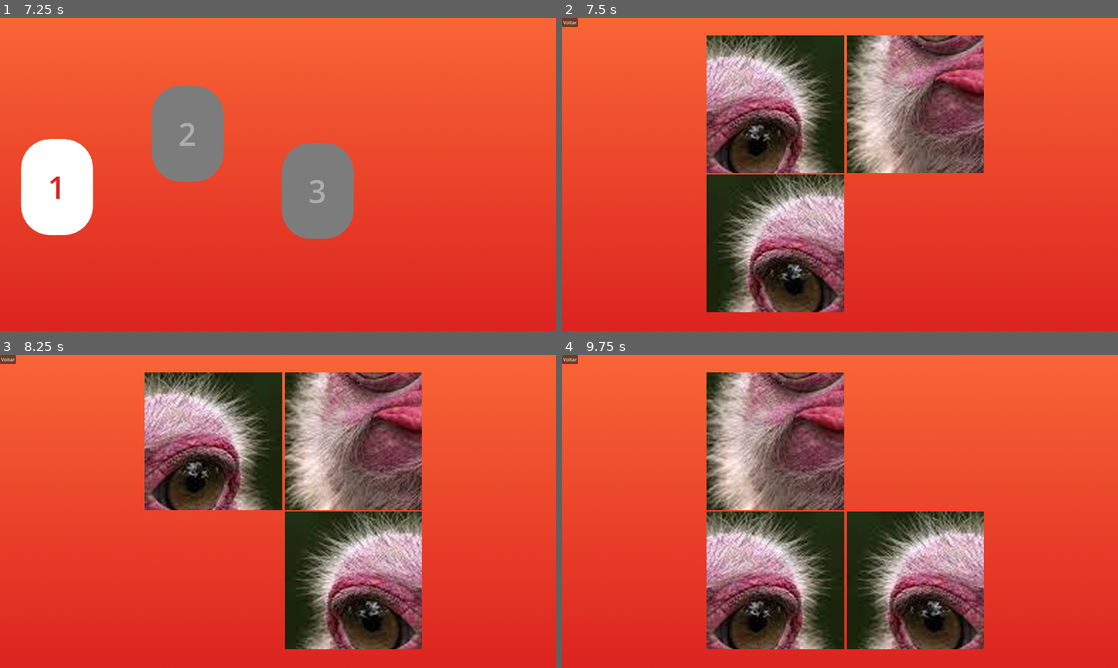
Above: before the commit, frames 1-4 (two rows, left to right).
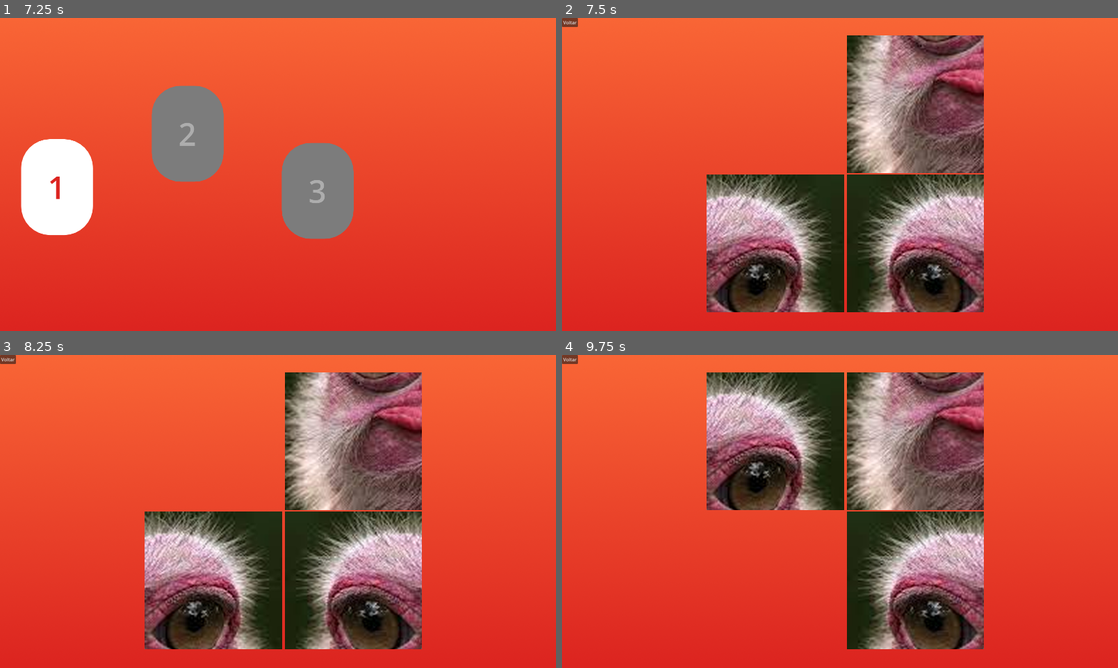
Above: after the commit, the same moments.

Repository: libumdsgn/quebra-cabecas
Game: Godot game, scene res://scenes/Main.tscn
The game is run twice, just before and just after one commit, with the same random seed, the same clock (stepped at 60 frames per second) and the same inputs.
Inputs (mouse positions are in pixels of both pictures, inside the frame that each line leads up to; where the layout moved, square brackets give the same spot in the first picture):
- Up to frame 1 (7.25 s): click (289, 271) at 0.5 s; click "1" at 1.25 s; click "Voltar" at 2 s; click "1" at 2.75 s; click (355, 105) at 3.5 s; click (211, 243) at 4.25 s; click (211, 105) at 5 s; click (211, 105) at 5.75 s; click "Voltar" at 6.5 s
- Up to frame 2 (7.5 s): click "1" at 7.25 s
- Up to frame 3 (8.25 s): click (355, 580) [211, 580] at 8 s
- Up to frame 4 (9.75 s): click (773, 580) [773, 442] at 8.75 s; click (917, 442) at 9.5 s

Frame 1 is identical in both runs. In frame 2, 31% of the frame differs, in the area x 26-76%, y 5-94%; in frame 3, 22%; in frame 4, 32%.

Commit message:
load game funfa

Diff:
--- /dev/null
+++ b/config/resources/BackGroundEnd.tres
@@ -0,0 +1,8 @@
+[gd_resource type="StyleBoxFlat" format=3 uid="uid://cr223yyaqhwo5"]
+
+[resource]
+bg_color = Color(1, 1, 1, 1)
+corner_radius_top_left = 40
+corner_radius_top_right = 40
+corner_radius_bottom_right = 40
+corner_radius_bottom_left = 40
--- a/scripts/Board.gd
+++ b/scripts/Board.gd
@@ -1,6 +1,6 @@
 extends Control
 
-@export var nivel: int = 1  # usado no nome do arquivo de save (user://save_level_X.json)
+const DEBUG := true
 
 var main_ref
 var cells: Array = []                # lista de nós Cell
@@ -20,22 +20,24 @@
 	$LevelEnd/Proximo.pressed.connect(_on_proximo_pressed)
 	$LevelEnd.visible = false
 
-	print("Montando Board. GameStatus.board: ", GameState.board_setup)
-	print("Montando Board. GameState.current_level: ", GameState.current_level)
+	if DEBUG:
+		print("\n[READY] Iniciando Board. current_level:", GameState.current_level)
 	var cena_tabuleiro = _define_tabuleiro()
 	mapear_celulas(cena_tabuleiro)
-	_print_puzzle_state_for_debug("Estado Inicial (Após Mapeamento)")
-	_shuffle()
-	_resetar_contagem_movimentos_shuffle()
-	_print_puzzle_state_for_debug("Estado Após Shuffle")
-	#_carregar_estado_salvo()
+	if DEBUG:
+		_print_map_summary("Após mapear_celulas")
+
+	var carregado = _carregar_estado_salvo()
+	if not carregado:
+		_shuffle()
+		_resetar_contagem_movimentos_shuffle()
+	if DEBUG:
+		_print_map_summary("Após possível _carregar_estado_salvo / _shuffle")
 
 func _on_jogar_pressed():
-	#recarregar a fase!
 	print("Rejogar pressed!")
 
 func _on_proximo_pressed():
-	#levar para a proxima fase
 	GameState.current_level = GameState.current_level + 1
 	main_ref.trocar_para("res://scenes/componentes/Board.tscn")
 
@@ -43,15 +45,14 @@
 	GameState.reset_moves(GameState.current_level)
 
 func _define_tabuleiro():
-	# define qual tabuleiro instanciar com base no nivel atual
 	var path_tabuleiro_do_nivel = GameParams.nivel_config[GameState.current_level]
 	var tabuleiro_scene = load(path_tabuleiro_do_nivel)
-
 	if not tabuleiro_scene:
 		push_error("Erro ao carregar o tabuleiro.")
-
 	var tabuleiro_instance = tabuleiro_scene.instantiate()
 	add_child(tabuleiro_instance)
+	if DEBUG:
+		print("[_define_tabuleiro] instancia tabuleiro de:", path_tabuleiro_do_nivel, " filhos:", tabuleiro_instance.get_child_count())
 	return tabuleiro_instance
 
 func set_main(main):
@@ -66,6 +67,9 @@
 	unique_xs.clear()
 	unique_ys.clear()
 	empty_cell = null
+
+	if DEBUG:
+		print("\n[mapear_celulas] children count:", cells_container.get_child_count())
 
 	# coleta tolerância a partir do primeiro filho para agrupar colunas/linhas
 	var first_child = null
@@ -74,13 +78,17 @@
 	var tolerance := 10
 	if first_child and first_child is Control:
 		tolerance = max(10, int(first_child.size.x / 2))
-
-	# Agrupa coordenadas X e Y
+	if DEBUG:
+		print("[mapear_celulas] tolerance:", tolerance)
+
+	# Agrupa coordenadas X e Y (baseado em position atual dos filhos)
 	for c in cells_container.get_children():
 		if not (c is Control):
 			continue
 		var x = int(round(c.position.x))
 		var y = int(round(c.position.y))
+		if DEBUG:
+			print("   child:", c.name, " raw pos:", c.position, " rounded:", Vector2(x, y))
 		_add_unique_coord(unique_xs, x, tolerance)
 		_add_unique_coord(unique_ys, y, tolerance)
 
@@ -89,6 +97,9 @@
 
 	colunas = unique_xs.size()
 	linhas = unique_ys.size()
+
+	if DEBUG:
+		print("[mapear_celulas] unique_xs:", unique_xs, " unique_ys:", unique_ys, " colunas:", colunas, " linhas:", linhas)
 
 	# atribui posição lógica (col, row) para cada célula
 	for c in cells_container.get_children():
@@ -102,13 +113,20 @@
 			push_error("Board.mapear_celulas: não foi possível mapear célula '%s' (pos x= %s y= %s)" % [c.name, str(x), str(y)])
 			continue
 		var grid_pos = Vector2i(col, row)
+
+		if DEBUG:
+			print("   mapping ->", c.name, "rounded pos:", Vector2(x, y), "-> grid pos:", grid_pos)
+
 		# setamos a posicao lógica e posicionamento visual padronizado (garante grid alinhado)
 		if c.has_method("set_grid_pos"):
 			c.set_grid_pos(grid_pos, Vector2(unique_xs[col], unique_ys[row]))
+			if DEBUG:
+				print("      Usou set_grid_pos para", c.name)
 		else:
 			c.posicao = grid_pos
 			c.rect_position = Vector2(unique_xs[col], unique_ys[row])
-
+			if DEBUG:
+				print("      set posicao e rect_position para", c.name, "posicao:", c.posicao, "rect_position:", c.rect_position)
 
 		# registra referência
 		cells.append(c)
@@ -116,7 +134,10 @@
 		# marca célula vazia
 		if "is_empty" in c and c.is_empty:
 			empty_cell = c
-		# Adiciona textura da pasta correspondente aqui
+			if DEBUG:
+				print("      Encontrada empty_cell:", c.name)
+
+		# Adiciona textura da pasta correspondente aqui (comportamento original)
 		var img_index = cells.size()
 		var level_path = "res://assets/images/level_%d/%d.png" % [GameState.current_level, img_index]
 
@@ -124,16 +145,16 @@
 			var tex = load(level_path)
 			if "texture_normal" in c:
 				c.texture_normal = tex
-		else:
-			push_warning("Imagem não encontrada para célula %s: %s" % [c.name, level_path])
+			if DEBUG:
+				print("      Atribuiu textura automática:", level_path, "para", c.name)
+		else:
+			if DEBUG:
+				print("      (warn) Imagem não encontrada ou célula vazia:", level_path, " para ", c.name)
 
 		# conecta o sinal 'clicked' que o Cell emite (veja Cell.gd)
 		if c.has_signal("clicked"):
-			# o signal 'clicked' do Cell emite a própria célula, então basta conectar o Callable
 			c.clicked.connect(Callable(self, "_on_cell_clicked"))
 		else:
-			# fallback: conecta pressed (caso o designer não tenha anexado nosso script)
-			# pressed não envia parâmetros, então bindamos a célula para que _on_cell_clicked(c) receba o nó
 			if c.has_signal("pressed"):
 				c.pressed.connect(Callable(self, "_on_cell_clicked").bind(c))
 
@@ -143,6 +164,10 @@
 	if colunas == 0 or linhas == 0:
 		push_warning("Board: colunas ou linhas detectadas como 0. Verifique a disposição das células.")
 
+	# resumo final do mapeamento
+	if DEBUG:
+		_print_cells_summary("mapear_celulas - resumo final")
+
 func _add_unique_coord(array_ref: Array, value: int, tol: int) -> void:
 	for v in array_ref:
 		if abs(v - value) <= tol:
@@ -157,9 +182,15 @@
 
 # quando uma célula é clicada (Cell emite 'clicked' com self)
 func _on_cell_clicked(cell) -> void:
+	if DEBUG:
+		print("\n[_on_cell_clicked] clicada:", cell.name, " id:", cell.id, " pos:", cell.posicao)
 	if cell == empty_cell:
+		if DEBUG:
+			print("  _on_cell_clicked: clicou na empty_cell -> ignorando")
 		return
 	if not _is_neighbor(cell, empty_cell):
+		if DEBUG:
+			print("  _on_cell_clicked: não é vizinha da empty_cell -> ignorando")
 		return
 	_swap_with_empty(cell)
 	_salvar_estado()
@@ -167,7 +198,6 @@
 		_on_victory()
 
 func _is_neighbor(a, b) -> bool:
-	# a e b têm .posicao: Vector2i(col, row)
 	var diff = b.posicao - a.posicao
 	if abs(diff.x) == 1 and diff.y == 0:
 		return true
@@ -185,6 +215,9 @@
 
 func _swap_with_empty(cell) -> void:
 	# troca posicoes lógicas e anima troca visual
+	if DEBUG:
+		print("\n[_swap_with_empty] PRE swap -> cell:", cell.name, "id:", cell.id, "pos:", cell.posicao, " empty:", empty_cell.name, "id:", empty_cell.id, "pos:", empty_cell.posicao)
+
 	var pos_cell = cell.posicao
 	var pos_empty = empty_cell.posicao
 	_count_move()
@@ -192,6 +225,9 @@
 	cell.posicao = pos_empty
 	empty_cell.posicao = pos_cell
 
+	if DEBUG:
+		print("[_swap_with_empty] POSITIONS LÓGICAS ATUALIZADAS -> cell:", cell.name, "pos:", cell.posicao, " empty:", empty_cell.name, "pos:", empty_cell.posicao)
+
 	# calcula posições visuais alvo (a grade mapeada em unique_xs/unique_ys)
 	var target_cell_rect = _grid_to_rect_pos(cell.posicao)
 	var target_empty_rect = _grid_to_rect_pos(empty_cell.posicao)
@@ -201,8 +237,10 @@
 	tw.tween_property(cell, "position", target_cell_rect, MOVE_ANIM_SECONDS).set_trans(Tween.TRANS_SINE).set_ease(Tween.EASE_IN_OUT)
 	tw.tween_property(empty_cell, "position", target_empty_rect, MOVE_ANIM_SECONDS).set_trans(Tween.TRANS_SINE).set_ease(Tween.EASE_IN_OUT)
 
+	if DEBUG:
+		print("[_swap_with_empty] Tween iniciado -> target_cell_rect:", target_cell_rect, " target_empty_rect:", target_empty_rect)
+
 func _grid_to_rect_pos(grid_pos: Vector2i) -> Vector2:
-	# col -> unique_xs[col], row -> unique_ys[row]
 	var col = grid_pos.x
 	var row = grid_pos.y
 	if col < 0 or col >= unique_xs.size() or row < 0 or row >= unique_ys.size():
@@ -210,28 +248,52 @@
 	return Vector2(unique_xs[col], unique_ys[row])
 
 func _is_solved() -> bool:
-	# verifica se cada célula está em sua posição final (id -> pos final)
 	if colunas <= 0:
+		if DEBUG:
+			print("[_is_solved] colunas <= 0, retornando false")
 		return false
-	for c in cells:
-		# assumimos id de 1..N, e a célula vazia preferencialmente tem id == N
-		var target = _id_para_posicao_final(int(c.id))
-		if c.posicao != target:
-			return false
-	return true
+
+	var all_correct = true
+	var total_cells = cells.size()
+	var correct_count = 0
+
+	if DEBUG:
+		print("\n=== [_is_solved] Verificando estado do puzzle ===")
+	for c in cells:
+		var id_int = int(c.id)
+		var target = _id_para_posicao_final(id_int)
+		var pos_atual = c.posicao
+		var is_correct = pos_atual == target
+
+		var status_text = "❌"
+		if is_correct:
+			status_text = "✅"
+			correct_count += 1
+		else:
+			all_correct = false
+
+		if DEBUG:
+			print("  - Célula ID: %s | pos atual: %s | pos alvo: %s | %s" %
+				[str(id_int), str(pos_atual), str(target), status_text])
+
+	if DEBUG:
+		print("Resumo: %d de %d células estão na posição correta." % [correct_count, total_cells])
+		if all_correct:
+			print("Resultado final: RESOLVIDO ✅")
+		else:
+			print("Resultado final: NÃO RESOLVIDO ❌")
+		print("=== fim [_is_solved] ===\n")
+
+	return all_correct
 
 func _id_para_posicao_final(id: int) -> Vector2i:
-	# índice base 0
 	var idx = id - 1
-	# divisão inteira: usamos // para garantir inteiro
 	var row = idx / colunas
 	var col = idx % colunas
 	return Vector2i(col, row)
 
 func _on_victory() -> void:
-	# placeholder: comportamento quando o puzzle é resolvido
-	print("Puzzle resolvido! (nível %d)" % nivel)
-	# aqui você pode notificar o GameManager, tocar som, abrir tela de vitória, etc.
+	print("Puzzle resolvido! (nível %d)" % GameState.current_level)
 	_desbloquear_nivel()
 	_mostra_placar()
 	$LevelEnd.visible = true
@@ -261,11 +323,15 @@
 # Salvamento automático (user://)
 # -------------------------
 func _salvar_estado() -> void:
+	if DEBUG:
+		print("\n🔹 Salvando estado (nível %d)" % GameState.current_level)
+
 	var data := {
 		"linhas": linhas,
 		"colunas": colunas,
 		"cells": []
 	}
+
 	for c in cells:
 		data["cells"].append({
 			"id": int(c.id),
@@ -273,33 +339,123 @@
 			"is_empty": bool(c.is_empty),
 			"texture_path": c.texture_normal.resource_path if c.texture_normal and c.texture_normal.resource_path else ""
 		})
-	var path = "user://save_level_%d.json" % nivel
+		if DEBUG:
+			print("   Salvando -> ID:%d pos:%s is_empty:%s texture:%s" % [
+				c.id, str(c.posicao), str(c.is_empty),
+				(c.texture_normal.resource_path if c.texture_normal else "<no-texture>")
+			])
+
+	var path = "user://save_level_%d.json" % GameState.current_level
 	var file = FileAccess.open(path, FileAccess.ModeFlags.WRITE)
 	if file:
 		file.store_string(JSON.stringify(data))
 		file.close()
-		#print("Board salvo em: %s" % path)
 	else:
 		push_error("Erro ao salvar estado em %s" % path)
 
-func _carregar_estado_salvo() -> void:
-	pass
+func _carregar_estado_salvo() -> bool:
+	if DEBUG:
+		print("\n🔸 Carregando estado salvo...")
+
+	var path = "user://save_level_%d.json" % GameState.current_level
+	if not FileAccess.file_exists(path):
+		push_warning("Nenhum estado salvo encontrado para o nível atual: %s" % path)
+		return false
+
+	var file = FileAccess.open(path, FileAccess.ModeFlags.READ)
+	if file == null:
+		push_error("Falha ao abrir arquivo de save: %s" % path)
+		return false
+
+	var json_text = file.get_as_text()
+	file.close()
+
+	var saved_data = JSON.parse_string(json_text)
+
+	# A verificação de erro agora é checar se o resultado é 'null'.
+	if saved_data == null:
+		push_error("Erro ao ler ou interpretar o arquivo JSON.")
+		return false
+
+	# Agora, podemos verificar se o dado é realmente um dicionário.
+	if typeof(saved_data) != TYPE_DICTIONARY:
+		push_error("Erro: O dado lido do JSON não é um dicionário.")
+		return false
+
+	if typeof(saved_data) != TYPE_DICTIONARY:
+		push_error("Erro: JSON lido não é um dicionário")
+		return false
+
+	var saved_cells: Array = saved_data["cells"]
+
+	for saved_cell_data in saved_cells:
+		var cell_id = int(saved_cell_data.get("id", -1))
+		var cell = null
+		# procura célula pelo ID
+		for c in cells:
+			if int(c.id) == cell_id:
+				cell = c
+				break
+		if cell == null:
+			push_warning("Célula com ID %d não encontrada na cena." % cell_id)
+			continue
+
+		# Atualiza estado
+		var pos_array = saved_cell_data.get("pos", [0,0])
+		cell.posicao = Vector2i(pos_array[0], pos_array[1])
+		cell.position = _grid_to_rect_pos(cell.posicao)
+
+		var was_empty = cell.is_empty
+		cell.is_empty = bool(saved_cell_data.get("is_empty", false))
+		if cell.is_empty:
+			cell.texture_normal = null
+			empty_cell = cell
+		else:
+			var tex_path = saved_cell_data.get("texture_path", "")
+			if tex_path != "" and FileAccess.file_exists(tex_path):
+				var tex = load(tex_path)
+				if tex:
+					cell.texture_normal = tex
+				else:
+					push_warning("Erro ao carregar textura: %s" % tex_path)
+			# caso não exista textura salva, mantém a atual
+
+		if DEBUG:
+			print("   Carregado -> ID:%d pos:%s is_empty:%s texture:%s (was_empty=%s)" % [
+				cell.id, str(cell.posicao), str(cell.is_empty),
+				(cell.texture_normal.resource_path if cell.texture_normal else "<no-texture>"),
+				str(was_empty)
+			])
+
+	# Garante referência à empty_cell
+	if empty_cell == null:
+		for c in cells:
+			if c.is_empty:
+				empty_cell = c
+				break
+	if empty_cell == null:
+		push_error("Nenhuma célula marcada como vazia após carregar save!")
+
+	if DEBUG:
+		_print_cells_summary("Após _carregar_estado_salvo")
+		_print_puzzle_state_for_debug("Após _carregar_estado_salvo")
+
+	print("Estado carregado com sucesso de %s" % path)
+	return true
+
 func _shuffle(movimentos: int = 100) -> void:
 	if empty_cell == null or cells.size() == 0:
 		push_warning("Não é possível embaralhar: célula vazia ou células não definidas.")
 		return
 
-	# Garante que o puzzle comece em um estado resolvido
 	_reset_to_solved_state()
 
-	var last_moved_cell = null  # Para evitar mover a mesma célula de volta imediatamente
-
-	# Realiza um número de movimentos aleatórios válidos
+	var last_moved_cell = null
+
 	for i in range(movimentos):
 		var neighbors = []
 		for c in cells:
 			if _is_neighbor(c, empty_cell):
-				# Evita mover a célula que acabou de ser movida para o espaço vazio
 				if last_moved_cell != null and c == last_moved_cell:
 					continue
 				neighbors.append(c)
@@ -309,51 +465,35 @@
 
 		var cell_to_move = neighbors[randi() % neighbors.size()]
 		_swap_with_empty(cell_to_move)
-		# A célula que era vazia agora contém o tile movido, então ela é a 'last_moved_cell' para o próximo loop
 		last_moved_cell = cell_to_move
 
-	# Após o embaralhamento, verifica a solubilidade e ajusta se necessário
-	# Se o estado não for solúvel, realiza uma troca de duas peças (não vazias) para alterar a paridade
-	# Isso garante que o puzzle se torne solúvel sem alterar a posição da célula vazia
 	if not _is_solvable_state():
 		var non_empty_cells = []
 		for c in cells:
 			if not c.is_empty:
 				non_empty_cells.append(c)
-
-		# Precisa de pelo menos duas peças não vazias para trocar
 		if non_empty_cells.size() >= 2:
 			var cell1 = non_empty_cells[0]
 			var cell2 = non_empty_cells[1]
-
-			# Troca as posições lógicas de cell1 e cell2
 			var temp_pos = cell1.posicao
 			cell1.posicao = cell2.posicao
 			cell2.posicao = temp_pos
-
-			# Atualiza as posições visuais (sem animação, pois é um ajuste pós-embaralhamento)
 			cell1.rect_position = _grid_to_rect_pos(cell1.posicao)
 			cell2.rect_position = _grid_to_rect_pos(cell2.posicao)
 		else:
 			push_warning("Não foi possível garantir a solubilidade: menos de duas células não vazias para trocar.")
 
-	# Garante que o puzzle não esteja resolvido após o embaralhamento (e possível ajuste de paridade)
 	if _is_solved():
-		# Se ainda estiver resolvido, faz um movimento extra para garantir que não esteja
 		var neighbors = []
 		for c in cells:
 			if _is_neighbor(c, empty_cell):
 				neighbors.append(c)
-
 		if neighbors.size() > 0:
 			var cell_to_move = neighbors[randi() % neighbors.size()]
 			_swap_with_empty(cell_to_move)
 
 
 func _reset_to_solved_state() -> void:
-	# Primeiro, coloca todas as células em suas posições finais baseadas no ID.
-	# A célula vazia (com is_empty = true) deve ir para a última posição.
-
 	var current_cell_positions = {}
 	for c in cells:
 		current_cell_positions[c] = c.posicao
@@ -365,25 +505,20 @@
 		if c.is_empty:
 			solved_positions[c] = empty_cell_target_pos
 		else:
-			# As células não vazias devem ir para suas posições finais baseadas no ID
 			solved_positions[c] = _id_para_posicao_final(int(c.id))
 
-	# Aplica as novas posições lógicas e visuais
 	for c in cells:
 		c.posicao = solved_positions[c]
 		c.position = _grid_to_rect_pos(c.posicao)
 		if c.is_empty:
-			empty_cell = c # Garante que empty_cell esteja corretamente referenciado
-
-	# Verifica se o estado está realmente resolvido após o reset
+			empty_cell = c
+
 	if not _is_solved():
 		push_warning("O estado inicial resolvido não foi configurado corretamente após _reset_to_solved_state.")
-
 
 func _get_inversion_count() -> int:
 	var inversion_count = 0
 	var tile_values = []
-	# Coleta os IDs das células, ignorando a célula vazia
 	for c in cells:
 		if not c.is_empty:
 			tile_values.append(int(c.id))
@@ -395,11 +530,8 @@
 	return inversion_count
 
 func _get_empty_cell_row_from_bottom() -> int:
-	# Retorna a linha da célula vazia contando de baixo para cima (1-indexado)
-	# Se a célula vazia estiver na última linha (row = linhas - 1), retorna 1
-	# Se estiver na penúltima (row = linhas - 2), retorna 2, e assim por diante.
 	if empty_cell == null:
-		return -1 # Erro ou estado inválido
+		return -1
 	return linhas - empty_cell.posicao.y
 
 func _is_solvable_state() -> bool:
@@ -407,22 +539,22 @@
 	var grid_width = colunas
 	var empty_row_from_bottom = _get_empty_cell_row_from_bottom()
 
-	if grid_width % 2 == 1: # Largura ímpar (ex: 3x3, 5x5)
+	if grid_width % 2 == 1:
 		return inversion_count % 2 == 0
-	else: # Largura par (ex: 4x4)
-		if empty_row_from_bottom % 2 == 1: # Linha da célula vazia ímpar (de baixo para cima)
+	else:
+		if empty_row_from_bottom % 2 == 1:
 			return inversion_count % 2 == 0
-		else: # Linha da célula vazia par (de baixo para cima)
+		else:
 			return inversion_count % 2 == 1
 
-
-
 func _print_puzzle_state_for_debug(step_name: String) -> void:
+	if DEBUG:
+		print("\n[DEBUG_GRID] Step:", step_name)
 	var grid_display = []
 	for r in range(linhas):
 		grid_display.append([])
 		for c in range(colunas):
-			grid_display[r].append("  ") # Placeholder
+			grid_display[r].append("  ")
 
 	for c in cells:
 		var col = c.posicao.x
@@ -439,3 +571,27 @@
 	var empty_row = _get_empty_cell_row_from_bottom()
 	var solvable = _is_solvable_state()
 	var solved = _is_solved()
+	if DEBUG:
+		print("[DEBUG_GRID] inversions:", inv_count, " empty_row_from_bottom:", empty_row, " solvable:", solvable, " solved:", solved)
+
+# Funções auxiliares de debug (resumo)
+func _print_cells_summary(prefix: String) -> void:
+	if not DEBUG:
+		return
+	print("\n[CELLS_SUMMARY] %s" % prefix)
+	for c in cells:
+		print("   name:%s id:%s pos:%s is_empty:%s texture:%s" % [
+			c.name,
+			c.id,
+			str(c.posicao),
+			str(c.is_empty),
+			(c.texture_normal.resource_path if c.texture_normal and c.texture_normal.resource_path else "<no-texture>")
+		])
+
+func _print_map_summary(prefix: String) -> void:
+	if not DEBUG:
+		return
+	print("\n[MAP_SUMMARY] %s -> colunas:%s linhas:%s unique_xs:%s unique_ys:%s total_cells:%s" % [
+		prefix, colunas, linhas, str(unique_xs), str(unique_ys), cells.size()
+	])
+	_print_cells_summary(prefix)
Not shown, added: scenes/componentes/Board.tscn5395704902.tmp
